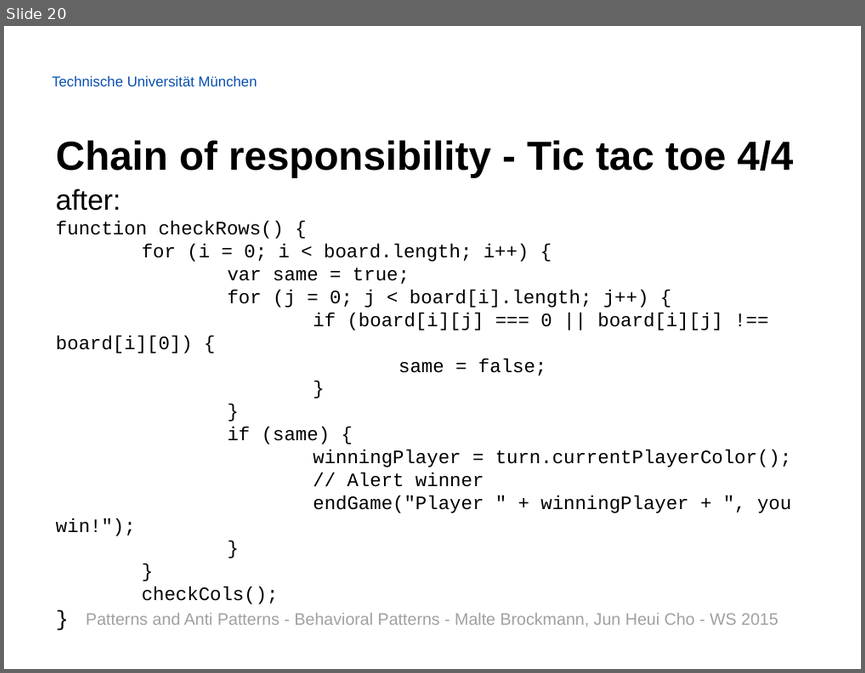
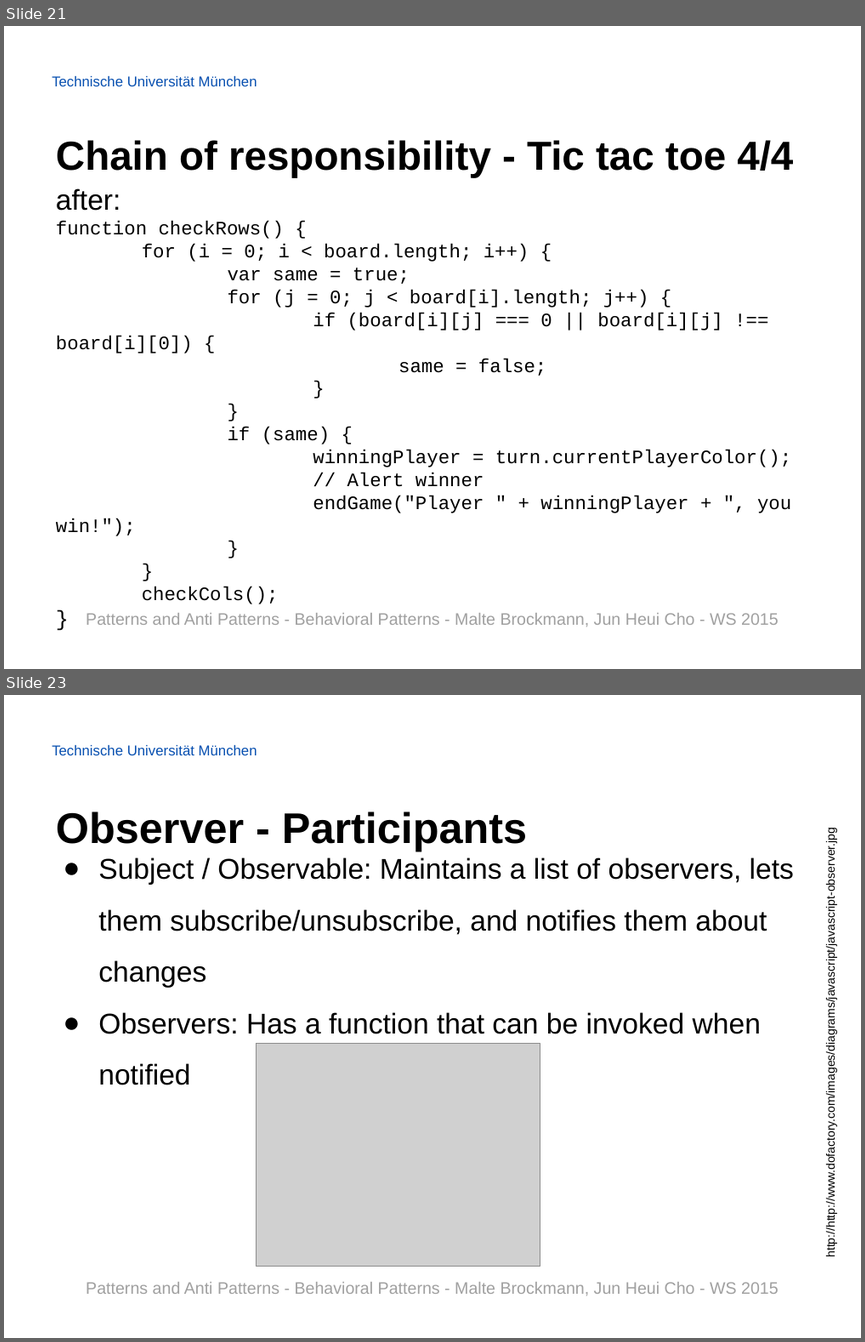
Before and after one commit to Painted6/Behavioral-design-patterns, a slide deck: Behavioral Patterns - JS Patterns and Anti Patterns.pptx. Shown one above the other, each under a label of ours: slide 20 before the commit, slides 21 and 23 after it; the slides between them are not shown. The pictures are 865x673 and 865x1342 pixels, drawn with LibreOffice and Linux fonts; fonts in the diff are those of the drawing; grey boxes stand for pictures; background and template pictures are left out. Boxes give left, top, right and bottom in pixels: in the first picture for what was removed or moved away, otherwise in the second. Text is boxed around its words. In the diff, an @@ line names an element or a change of style, - is before the commit and + after.

Commit message:
Extended command pattern; added pac man project; refactored pac man project with Observer pattern; edited presentation slides

```diff
--- a/Behavioral Patterns - JS Patterns and Anti Patterns.pptx
+++ b/Behavioral Patterns - JS Patterns and Anti Patterns.pptx
@@ slide 23 added at bbox=[4, 695, 861, 1338], background picture (left out); not listed: 1 template element that a slide beside it also shows @@
@@ title added at bbox=[56, 811, 527, 851], 36 pt, text #000000, bold @@
+Observer - Participants
@@ text added at bbox=[98, 857, 794, 1085], 24 pt, text #000000 @@
+● Subject / Observable: Maintains a list of observers, lets them subscribe/unsubscribe, and notifies them about changes
+● Observers: Has a function that can be invoked when notified
@@ text added at bbox=[823, 870, 837, 1244], 10 pt, text #000000 @@
+http://http://www.dofactory.com/images/diagrams/javascript/javascript-observer.jpg
@@ picture added at bbox=[256, 1043, 540, 1266] @@
@@ text added at bbox=[86, 1281, 778, 1295], 14 pt, text #A0A0A0 @@
+Patterns and Anti Patterns - Behavioral Patterns - Malte Brockmann, Jun Heui Cho - WS 2015
@@ what was slide 20 is now slide 21 @@
```
Also in this commit, not shown: 6 slides changed, 7 other slides added, 52 other files.
